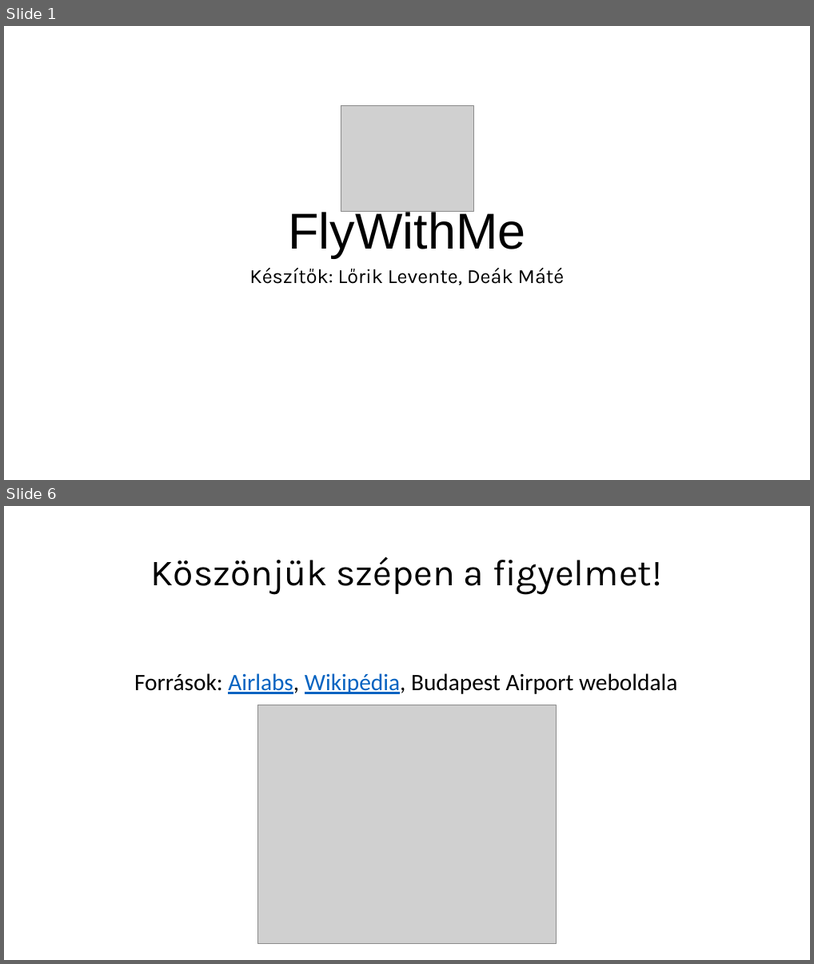
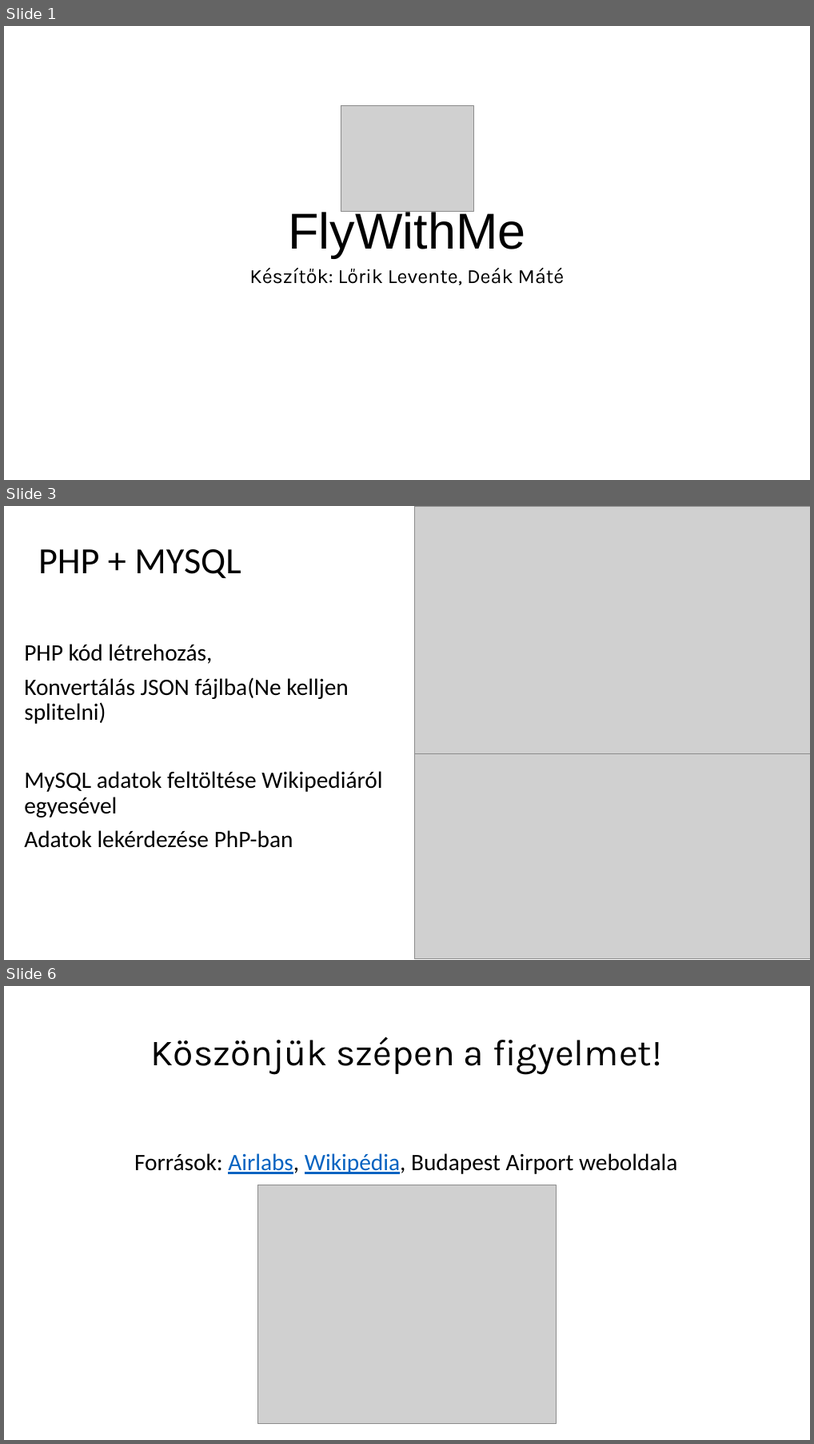
Before and after one commit to Levminer/flywithme, a slide deck: docs/FlyWithMe.pptx. Shown one above the other, each under a label of ours: slides 1 and 6 before the commit, slides 1, 3 and 6 after it; the slides between them are not shown. The pictures are 814x964 and 814x1444 pixels, drawn with LibreOffice and Linux fonts; fonts in the diff are those of the drawing; grey boxes stand for pictures. Boxes give left, top, right and bottom in pixels: in the first picture for what was removed or moved away, otherwise in the second. Text is boxed around its words. In the diff, an @@ line names an element or a change of style, - is before the commit and + after.

```diff
--- a/docs/FlyWithMe.pptx
+++ b/docs/FlyWithMe.pptx
@@ slide 3 added at (x1=4, y1=506, x2=810, y2=960), background #FFFFFF @@
@@ picture added at (x1=414, y1=506, x2=810, y2=753) @@
@@ title added at (x1=38, y1=549, x2=241, y2=578), 44 pt, text #000000 @@
+PHP + MYSQL
@@ text added at (x1=24, y1=644, x2=382, y2=848), 28 pt, text #000000 @@
+PHP kód létrehozás,
+Konvertálás JSON fájlba(Ne kelljen splitelni)
+MySQL adatok feltöltése Wikipediáról egyesével
+Adatok lekérdezése PhP-ban
@@ picture added at (x1=414, y1=753, x2=810, y2=959) @@
```
Also in this commit, not shown: 1 slide changed, 2 other slides added, 3 slides removed.
